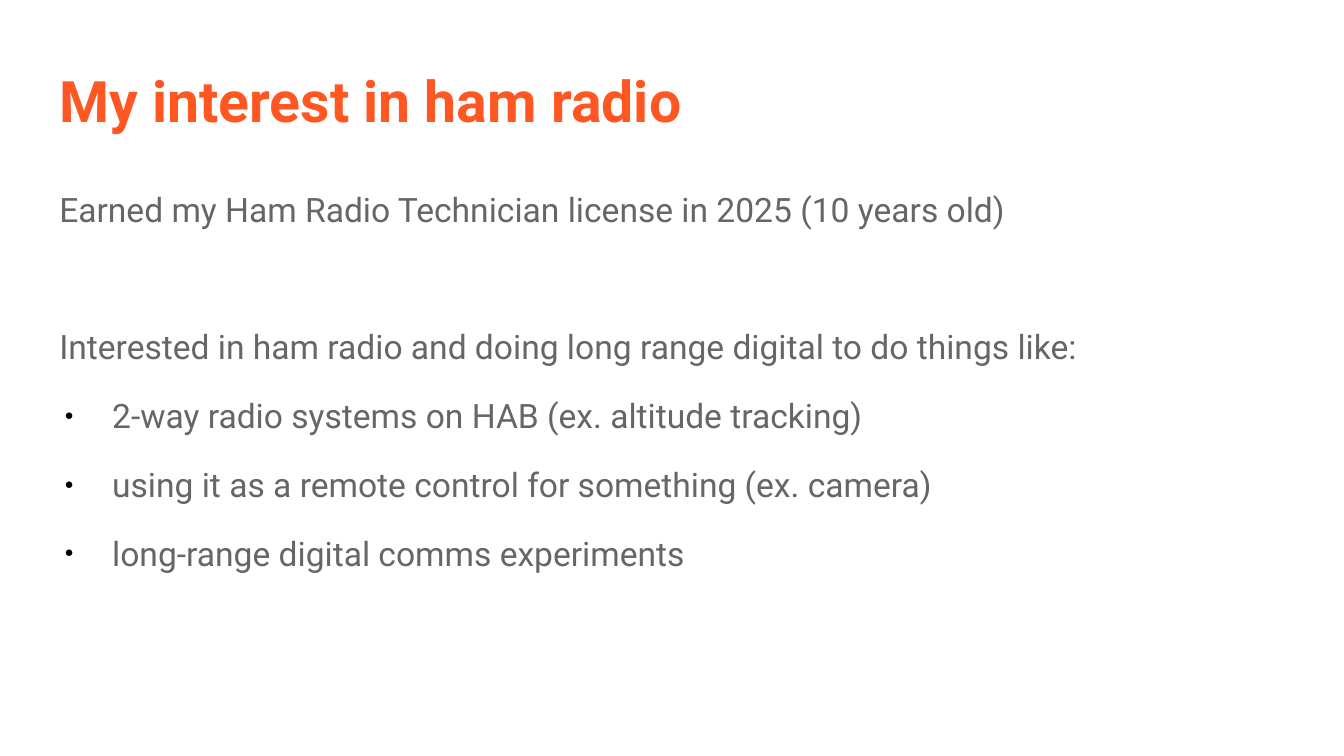
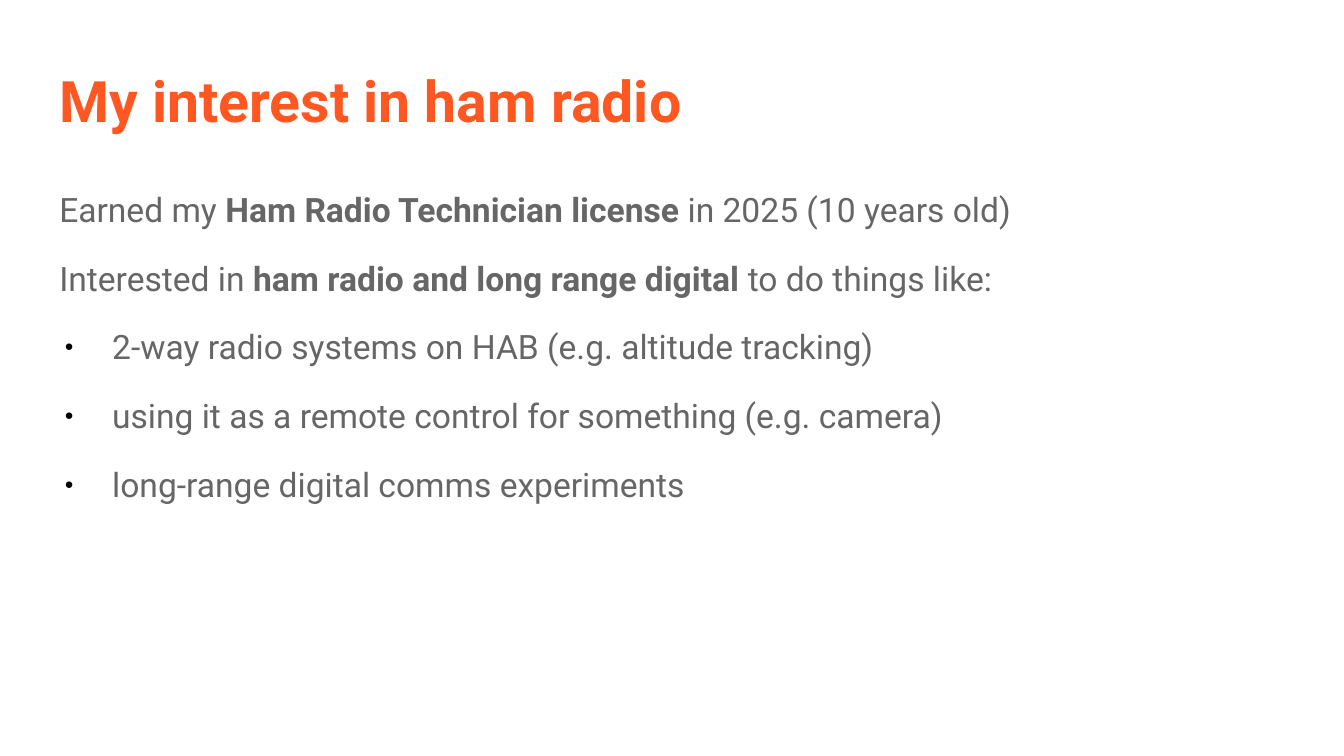
Before and after one commit to stratoscience25/arduino-workshop-logan, a slide deck: slide 2 of Ham xposition presentation/LoganCaramanna_Presentation.odp. Drawn at 1344x756 pixels with LibreOffice and Linux fonts; fonts in the diff are those of the drawing. Boxes give left, top, right and bottom in pixels: in the first picture for what was removed or moved away, otherwise in the second. Text is boxed around its words. In the diff, an @@ line names an element or a change of style, - is before the commit and + after.

```diff
--- a/Ham xposition presentation/LoganCaramanna_Presentation.odp
+++ b/Ham xposition presentation/LoganCaramanna_Presentation.odp
@@ text at <box>59,195,1011,230</box>: bold on in "Ham Radio Technician license" @@
@@ text at <box>59,266,992,436</box>: text changed @@
-Interested in ham radio and doing long range digital to do things like:
-● 2-way radio systems on HAB (ex. altitude tracking)
-● using it as a remote control for something (ex. camera)
+Interested in ham radio and long range digital to do things like:
+● 2-way radio systems on HAB (e.g. altitude tracking)
+● using it as a remote control for something (e.g. camera)
```
Also in this commit, not shown: 9 other slides changed, 2 slides added, 2 slides removed, 14 other files.
